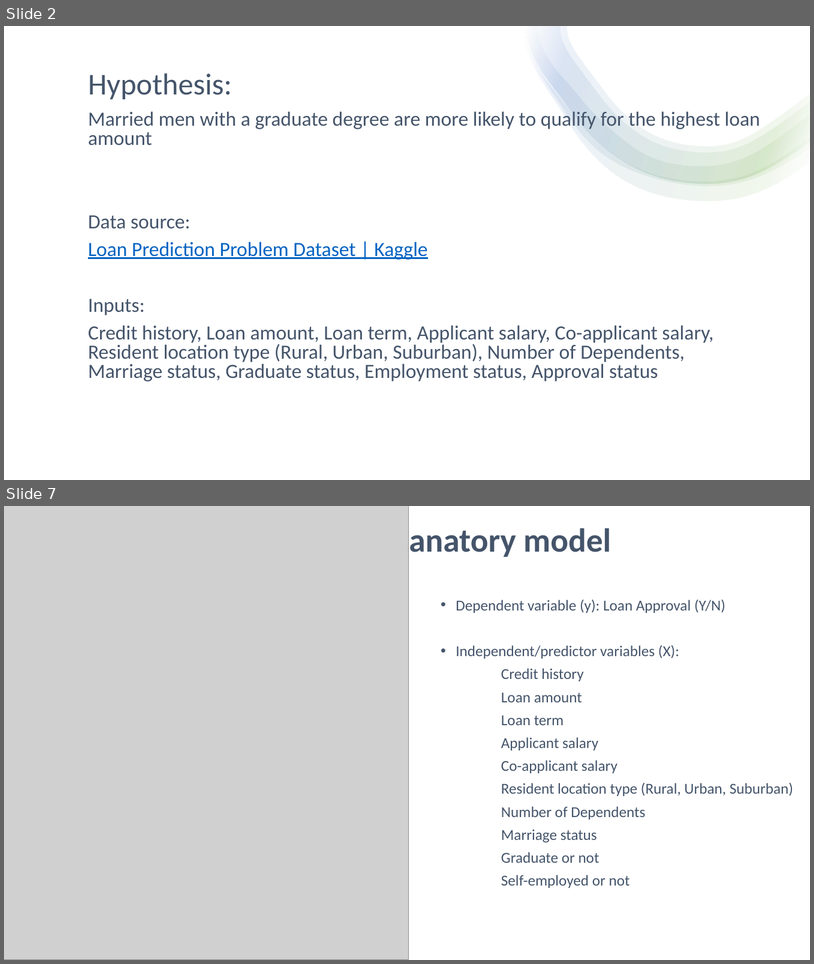
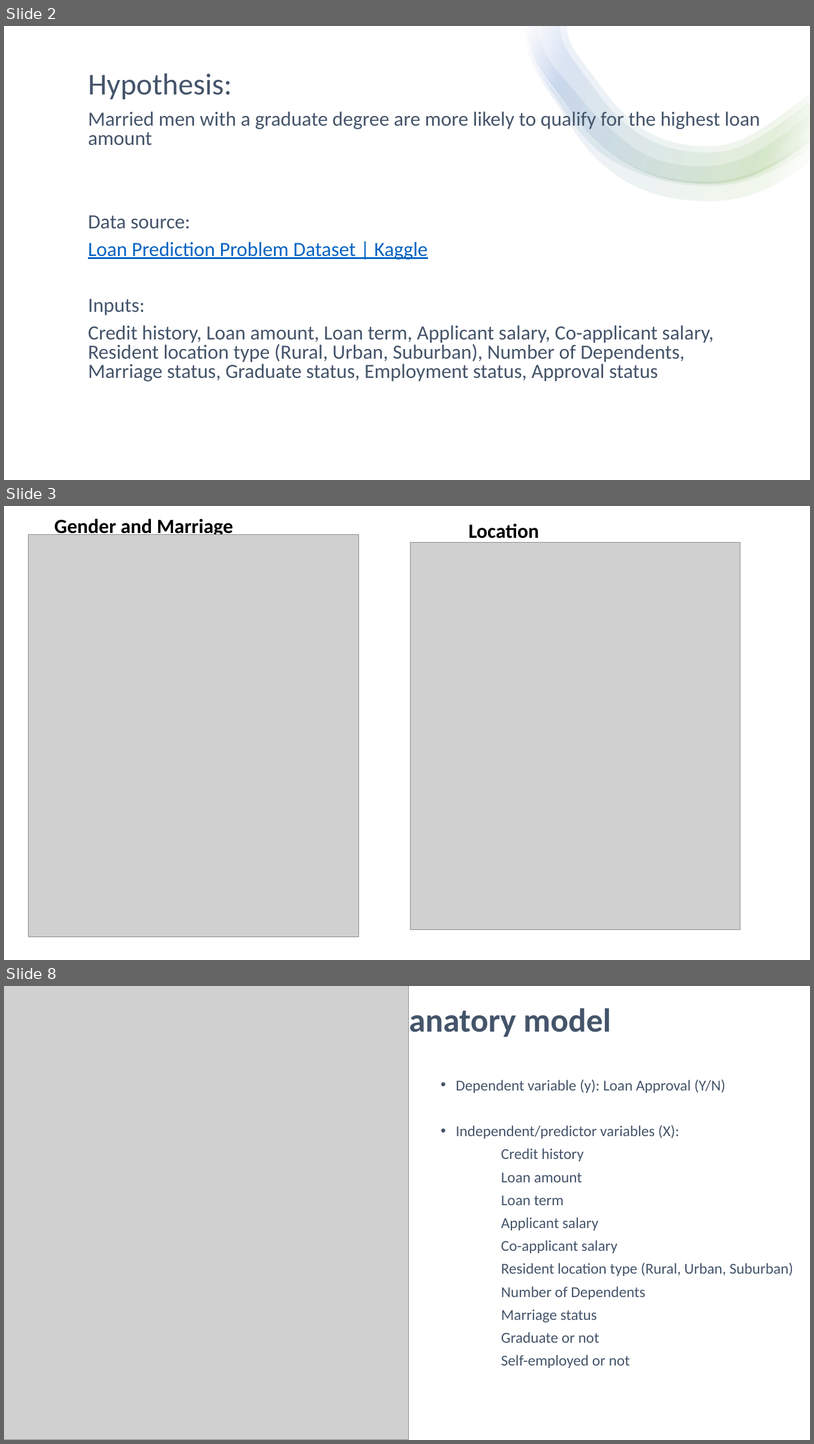
Before and after one commit to diazdez/Project-3, a slide deck: Loan approval project 3.pptx. Shown one above the other, each under a label of ours: slides 2 and 7 before the commit, slides 2, 3 and 8 after it; the slides between them are not shown. The pictures are 814x964 and 814x1444 pixels, drawn with LibreOffice and Linux fonts; fonts in the diff are those of the drawing; grey boxes stand for pictures. Boxes give left, top, right and bottom in pixels: in the first picture for what was removed or moved away, otherwise in the second. Text is boxed around its words. In the diff, an @@ line names an element or a change of style, - is before the commit and + after.

```diff
--- a/Loan approval project 3.pptx
+++ b/Loan approval project 3.pptx
@@ slide 3 added at [4,506,810,960], background #FFFFFF @@
@@ title added at [54,519,233,535], 24 pt, text #000000, bold @@
+Gender and Marriage
@@ text added at [469,523,540,543], 24 pt, text #000000, bold @@
+Location
@@ picture added at [28,534,359,936] @@
@@ picture added at [411,542,741,930] @@
@@ what was slide 7 is now slide 8 @@
```
Also in this commit, not shown: 4 slides changed, 1 other slide added, 1 slide removed, 4 other files.
